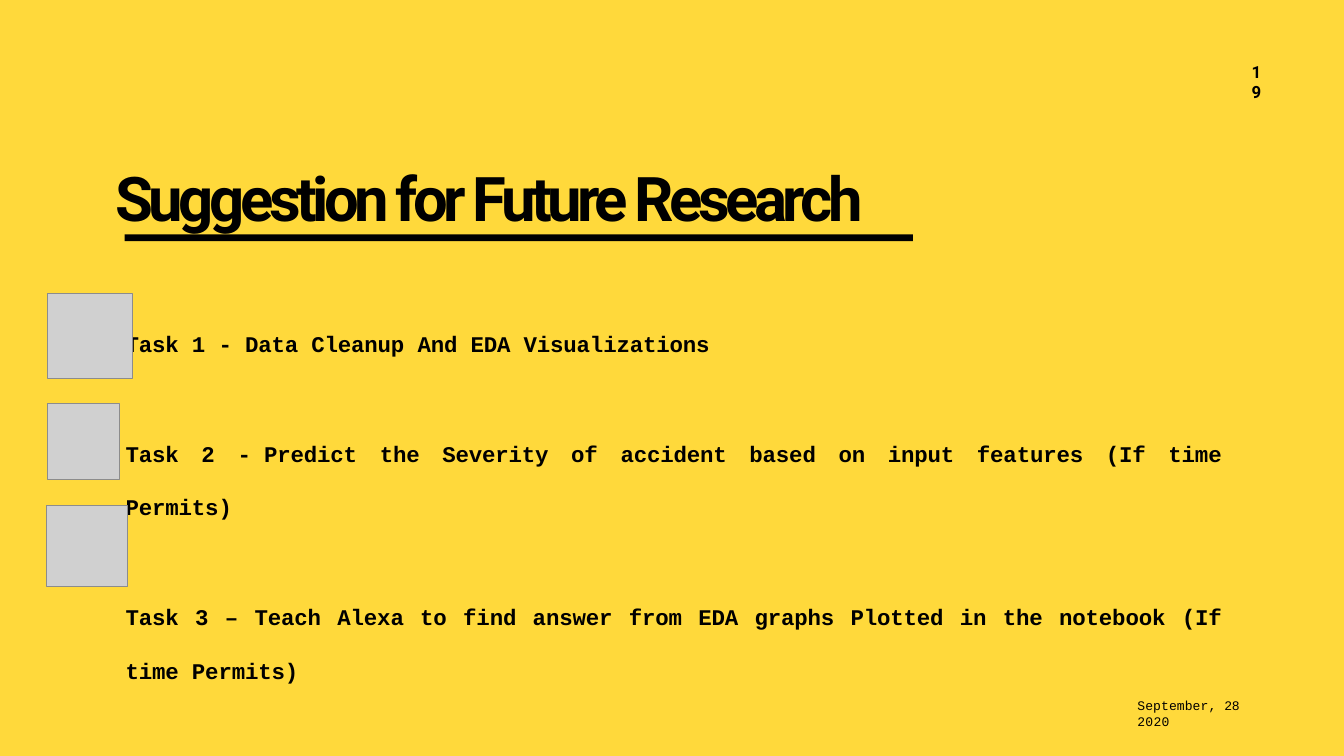
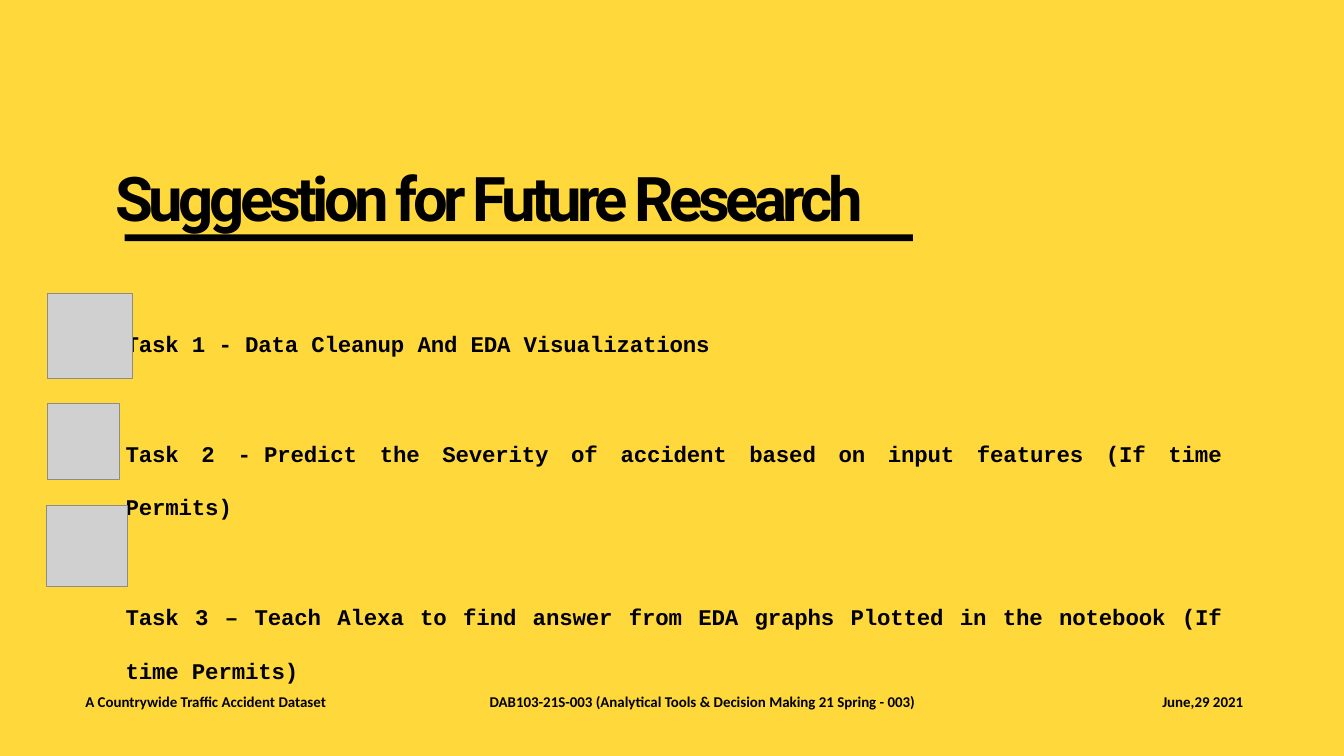
Before and after one commit to disuhitarth/EDA_Projects, a slide deck: slide 32 of Project Proposal Group 3.pptx. Drawn at 1344x756 pixels with LibreOffice and Linux fonts; fonts in the diff are those of the drawing; grey boxes stand for pictures. Boxes give left, top, right and bottom in pixels: in the first picture for what was removed or moved away, otherwise in the second. Text is boxed around its words. In the diff, an @@ line names an element or a change of style, - is before the commit and + after.

```diff
--- a/Project Proposal Group 3.pptx
+++ b/Project Proposal Group 3.pptx
@@ text removed at [1251,60,1269,83] @@
-19
@@ text added at [85,696,326,710], 16 pt, text #000000, bold @@
+A Countrywide Traffic Accident Dataset
@@ text added at [490,696,915,710], 16 pt, text #000000, bold @@
+DAB103-21S-003 (Analytical Tools & Decision Making 21 Spring - 003)
@@ text removed at [1137,701,1239,726] @@
-September, 28 2020
@@ text added at [1162,697,1243,709], 16 pt, text #000000, bold @@
+June,29 2021
```
Also in this commit, not shown: 6 other slides changed.
